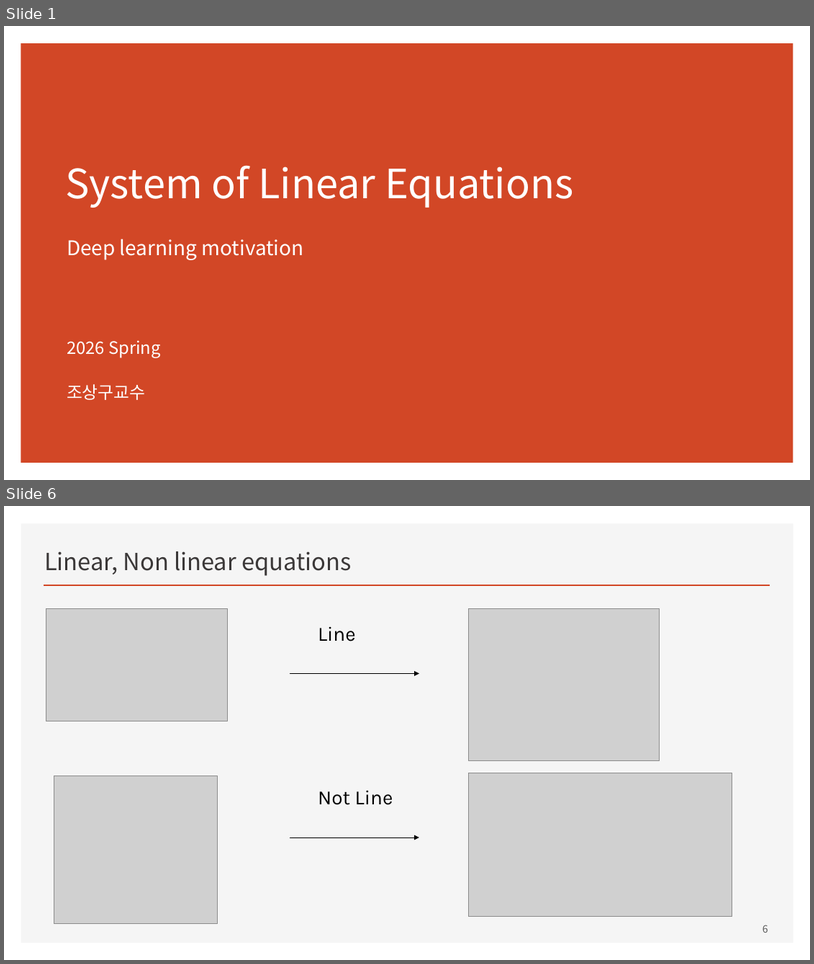
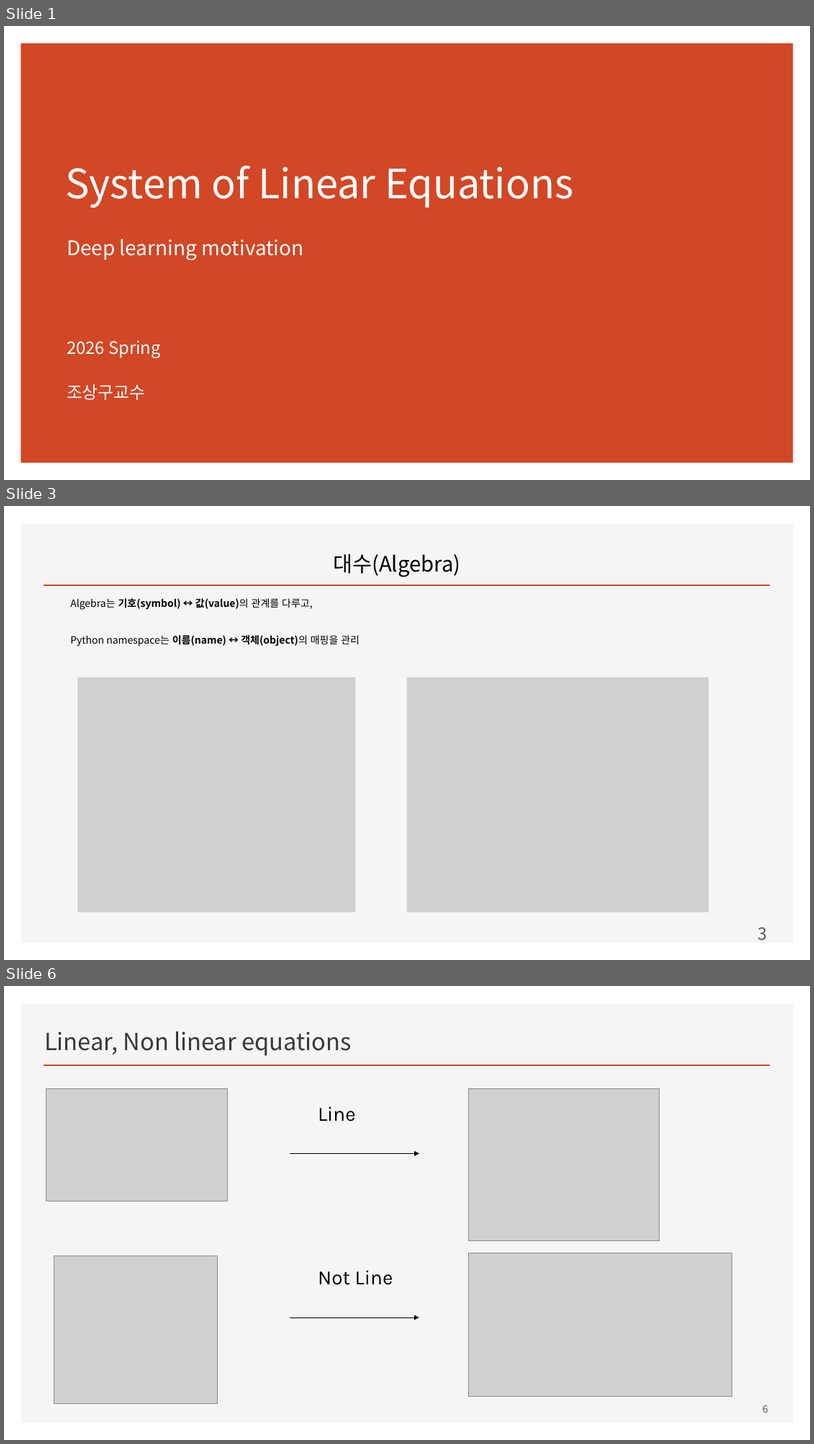
Before and after one commit to ancestor9/mathematics-for-machine-learning, a slide deck: w1_w2_System_of_Linear_Equations.pptx. Shown one above the other, each under a label of ours: slides 1 and 6 before the commit, slides 1, 3 and 6 after it; the slides between them are not shown. The pictures are 814x964 and 814x1444 pixels, drawn with LibreOffice and Linux fonts; fonts in the diff are those of the drawing; grey boxes stand for pictures; background and template pictures are left out. Boxes give left, top, right and bottom in pixels: in the first picture for what was removed or moved away, otherwise in the second. Text is boxed around its words. In the diff, an @@ line names an element or a change of style, - is before the commit and + after.

```diff
--- a/w1_w2_System_of_Linear_Equations.pptx
+++ b/w1_w2_System_of_Linear_Equations.pptx
@@ slide 3 added at [4,506,810,960], background picture (left out); not listed: 2 template elements that a slide beside it also shows @@
@@ title added at [333,554,461,577], 25.2 pt, text #000000 @@
+대수(Algebra)
@@ text added at [70,598,360,646], 12 pt, text #000000 @@
+Algebra는 기호(symbol) ↔ 값(value)의 관계를 다루고,
+Python namespace는 이름(name) ↔ 객체(object)의 매핑을 관리
@@ picture added at [78,677,355,912] @@
@@ picture added at [407,677,710,912] @@
@@ page number added at [759,926,768,939], 20 pt, text #595959 @@
+3
```
Also in this commit, not shown: 6 other slides added, 2 slides removed, 2 other files.
